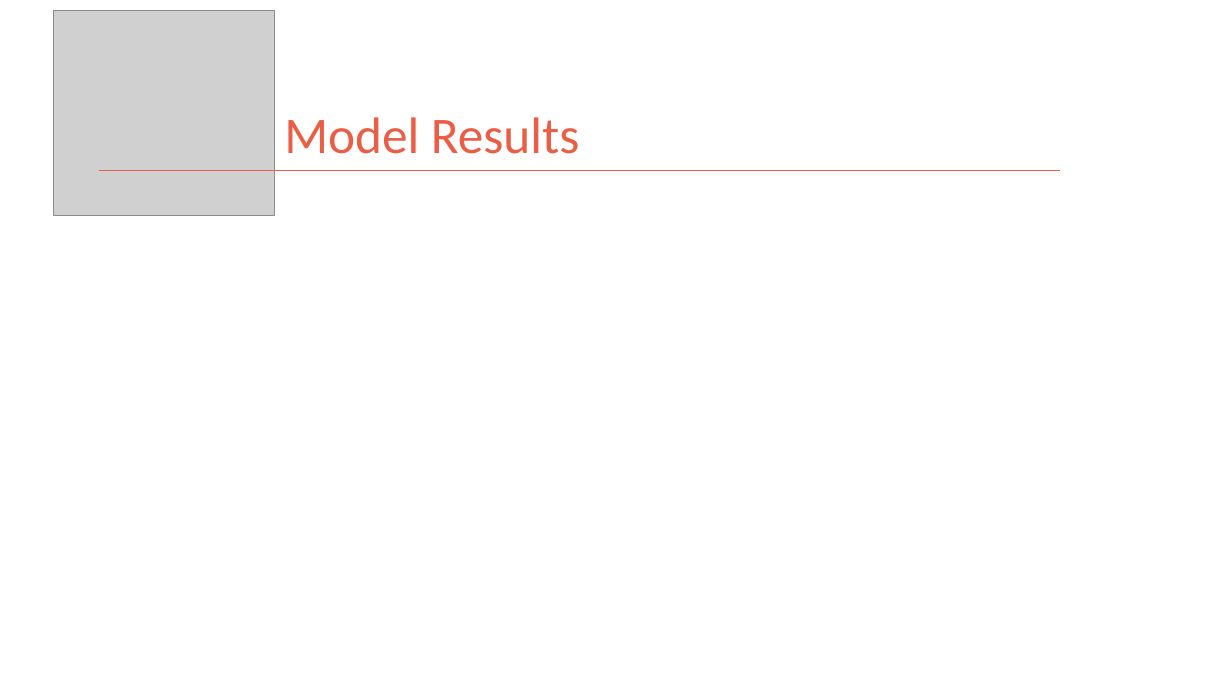
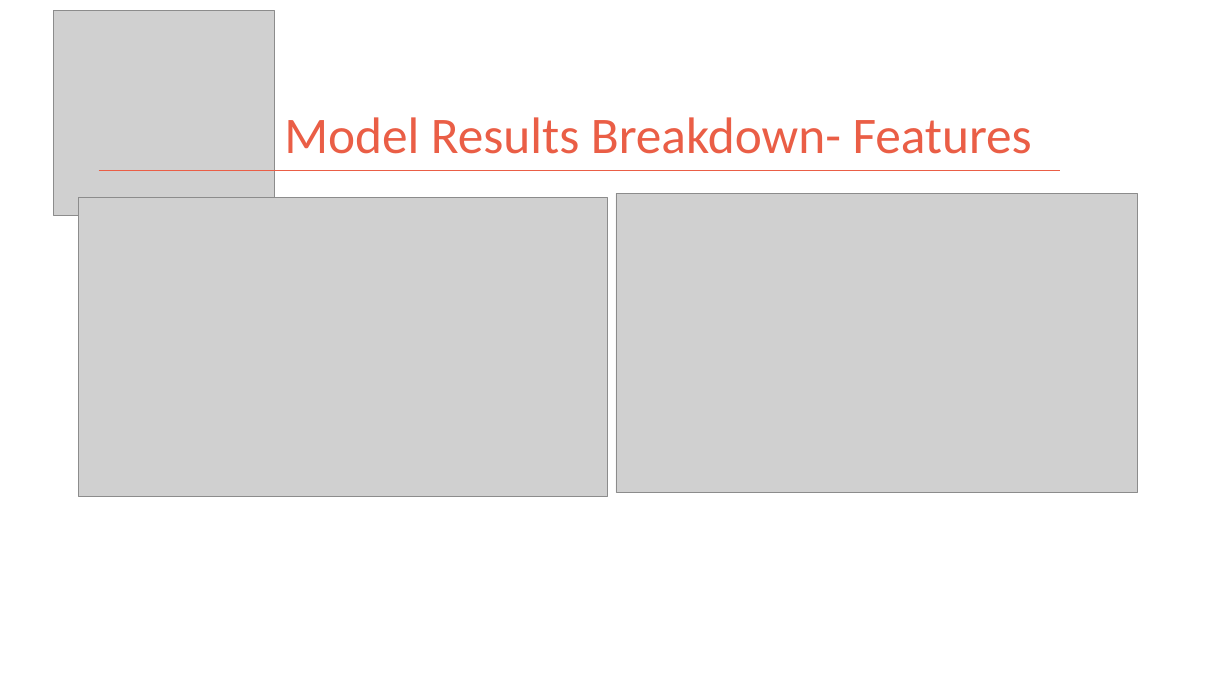
Before and after one commit to kman4/AirbnbPredictions, a slide deck: slide 12 of Airbnb Price Predictions (Model).pptx (slide 10 before the commit). Drawn at 1232x693 pixels with LibreOffice and Linux fonts; fonts in the diff are those of the drawing; grey boxes stand for pictures. Boxes give left, top, right and bottom in pixels: in the first picture for what was removed or moved away, otherwise in the second. Text is boxed around its words. In the diff, an @@ line names an element or a change of style, - is before the commit and + after.

```diff
--- a/Airbnb Price Predictions (Model).pptx
+++ b/Airbnb Price Predictions (Model).pptx
@@ title at <box>284,117,1032,154</box>: text changed @@
-Model Results
+Model Results Breakdown- Features
@@ picture added at <box>79,197,607,496</box> @@
@@ picture added at <box>616,193,1138,493</box> @@
```
Also in this commit, not shown: 4 other slides changed, 3 slides added, 2 slides removed, 1 other file.
